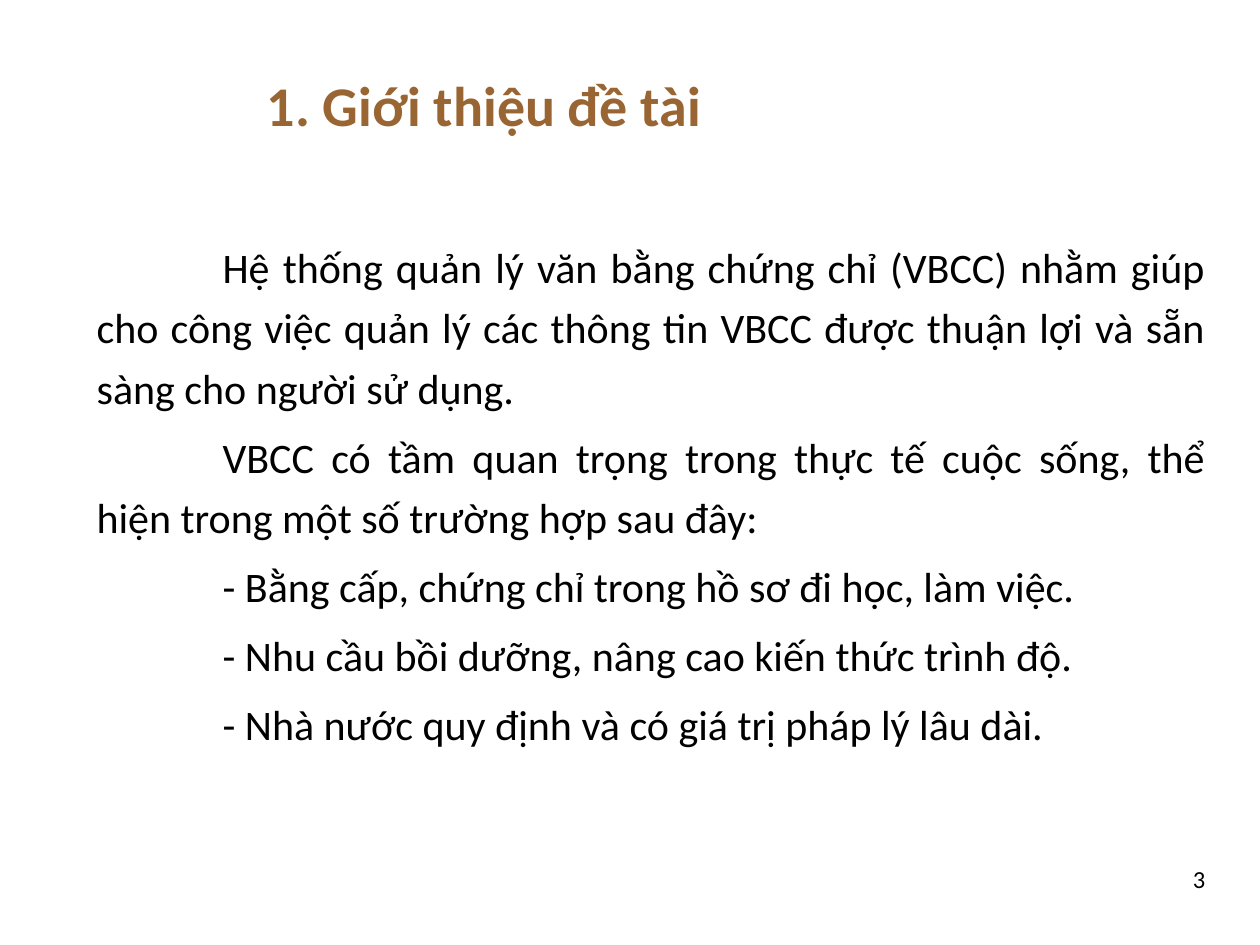
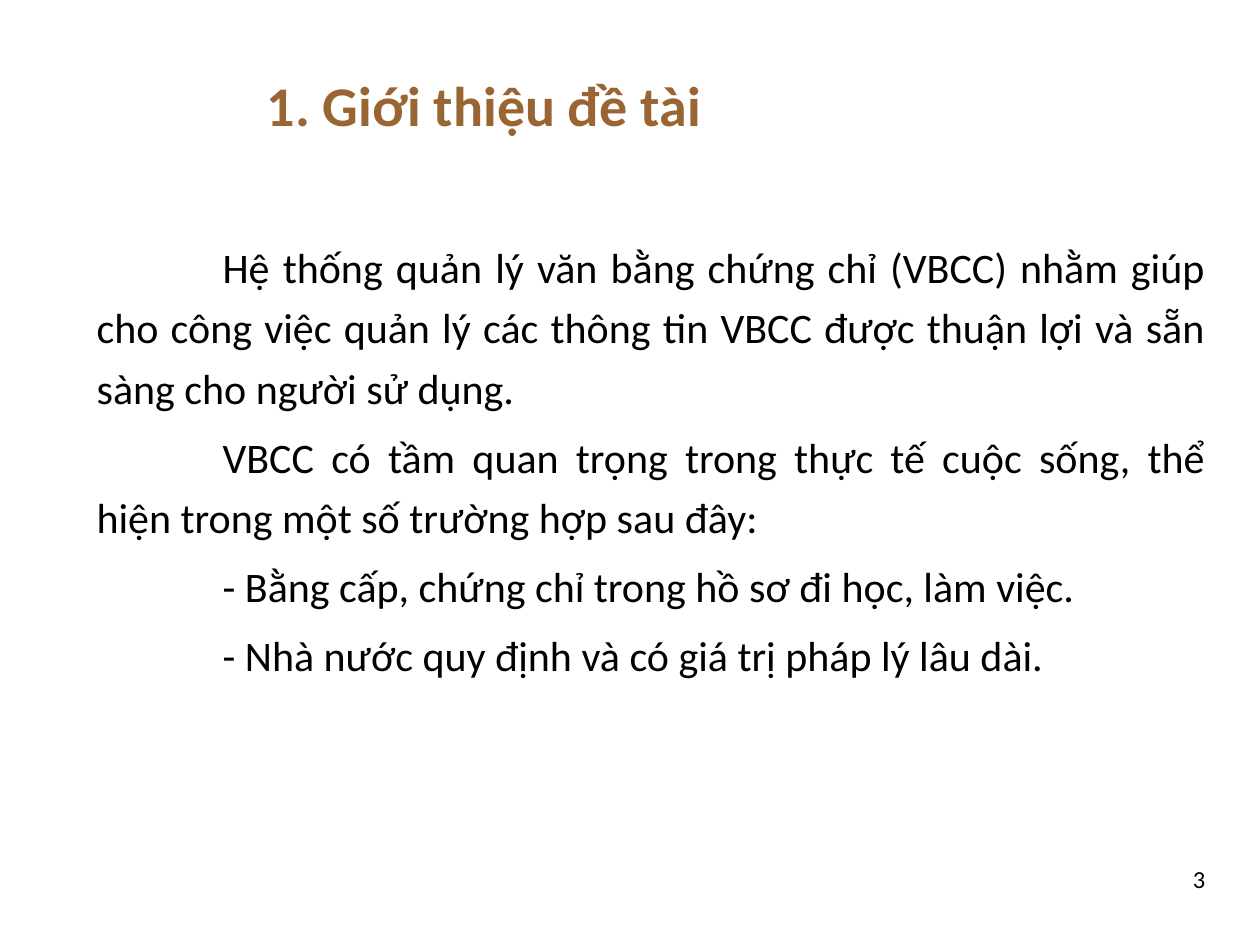
Before and after one commit to dtdungm/blockchain-vbcc, a slide deck: slide 3 of luan_van.pptx. Drawn at 1260x945 pixels with LibreOffice and Linux fonts; fonts in the diff are those of the drawing; background and template pictures are left out. Boxes give left, top, right and bottom in pixels: in the first picture for what was removed or moved away, otherwise in the second. Text is boxed around its words. In the diff, an @@ line names an element or a change of style, - is before the commit and + after.

```diff
--- a/luan_van.pptx
+++ b/luan_van.pptx
@@ text at [245,639,1072,679]: paragraph removed @@
-- Nhu cầu bồi dưỡng, nâng cao kiến thức trình độ.
```
Also in this commit, not shown: 4 other slides changed, 1 other file.
